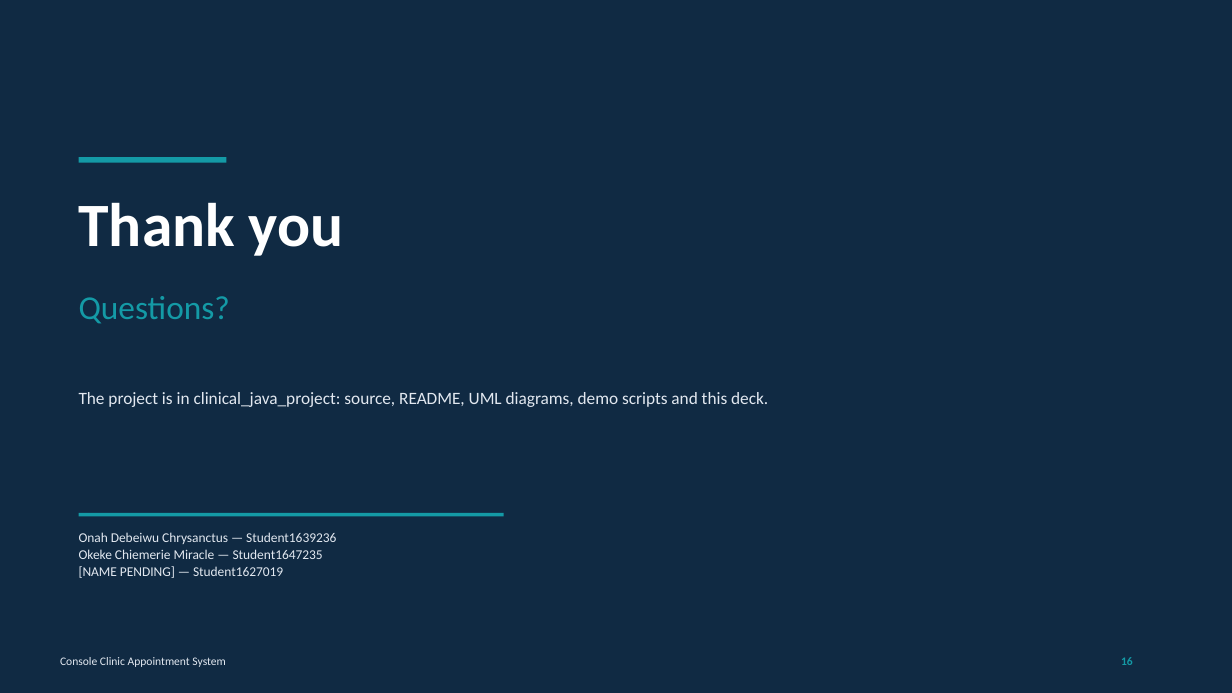
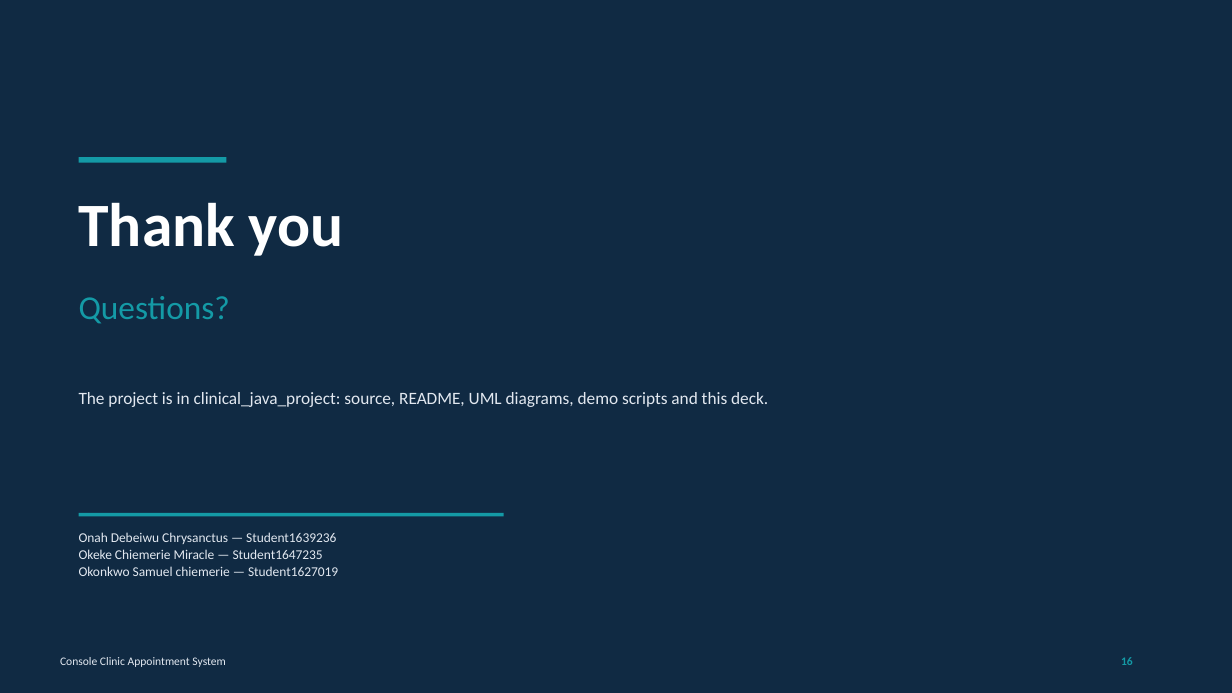
Before and after one commit to K1NGLuFFY/clinical_java_project, a slide deck: slide 16 of docs/Clinic_Appointment_System_Presentation.pptx. Drawn at 1232x693 pixels with LibreOffice and Linux fonts; fonts in the diff are those of the drawing. Boxes give left, top, right and bottom in pixels: in the first picture for what was removed or moved away, otherwise in the second. Text is boxed around its words. In the diff, an @@ line names an element or a change of style, - is before the commit and + after.

```diff
--- a/docs/Clinic_Appointment_System_Presentation.pptx
+++ b/docs/Clinic_Appointment_System_Presentation.pptx
@@ text at box(79, 566, 338, 576): text changed @@
-[NAME PENDING] — Student1627019
+Okonkwo Samuel chiemerie — Student1627019
```
Also in this commit, not shown: 1 other slide changed, 8 other files.
